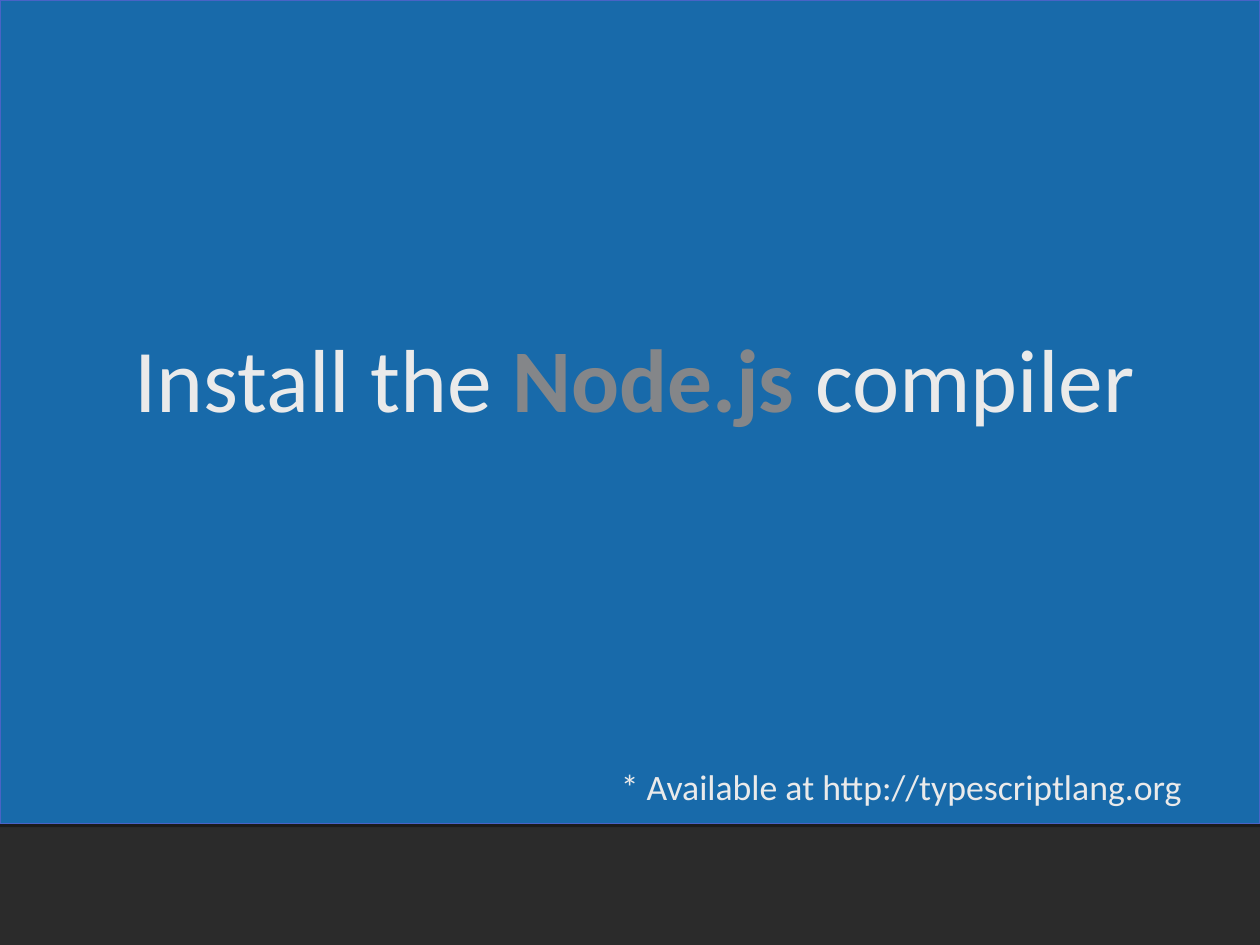
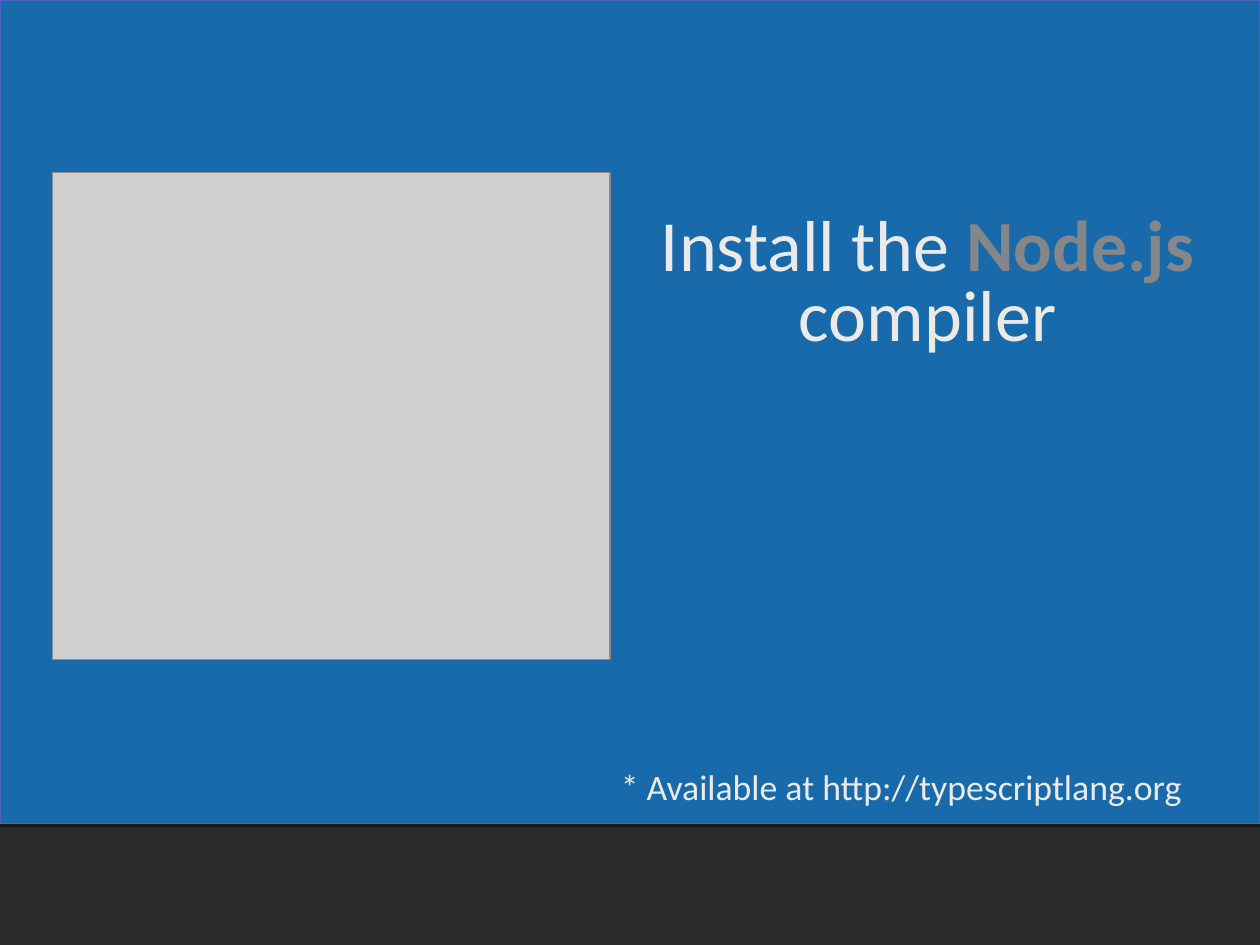
Before and after one commit to derikwhittaker/Demo.DevReach, a slide deck: slide 20 of TypeScript/Derik.Whittaker-Typescript.ppt (slide 19 before the commit). Drawn at 1260x945 pixels with LibreOffice and Linux fonts; fonts in the diff are those of the drawing; grey boxes stand for pictures; background and template pictures are left out; a plain dark background stands for a picture behind light text. Boxes give left, top, right and bottom in pixels: in the first picture for what was removed or moved away, otherwise in the second. Text is boxed around its words. In the diff, an @@ line names an element or a change of style, - is before the commit and + after.

```diff
--- a/TypeScript/Derik.Whittaker-Typescript.ppt
+++ b/TypeScript/Derik.Whittaker-Typescript.ppt
@@ picture added at bbox=[52, 173, 610, 659] @@
@@ text "Install the Node.js compiler": place and size @@
-text "Install the Node.js compiler" at bbox=[134, 349, 1134, 427]
+text "Install the Node.js compiler" at bbox=[661, 220, 1193, 353]
@@ text "Install the Node.js compiler" at bbox=[661, 220, 1193, 353]: size 51.1 to 41.2 pt @@
```
Also in this commit, not shown: 5 other slides changed, 2 slides added, 1 other file.
